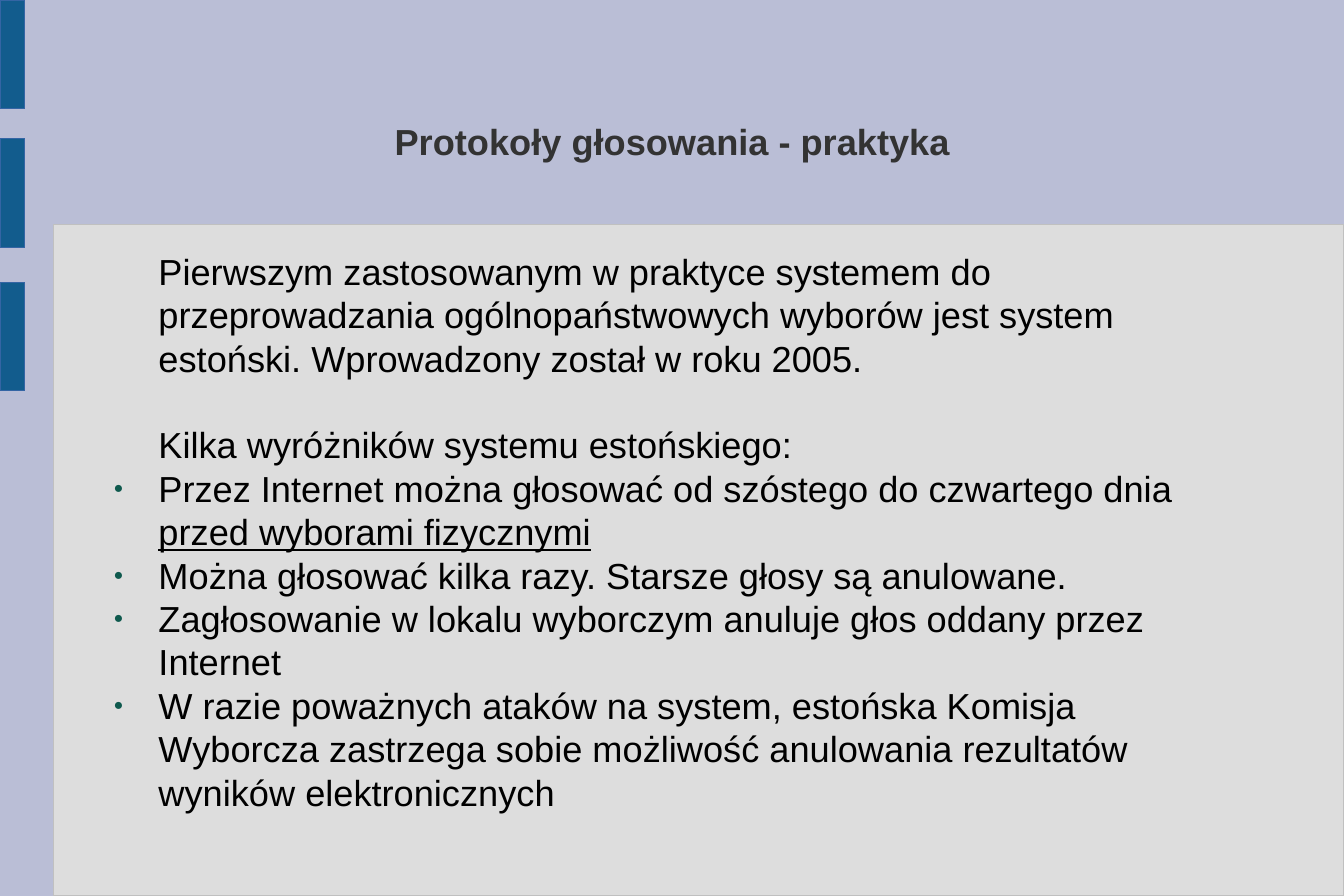
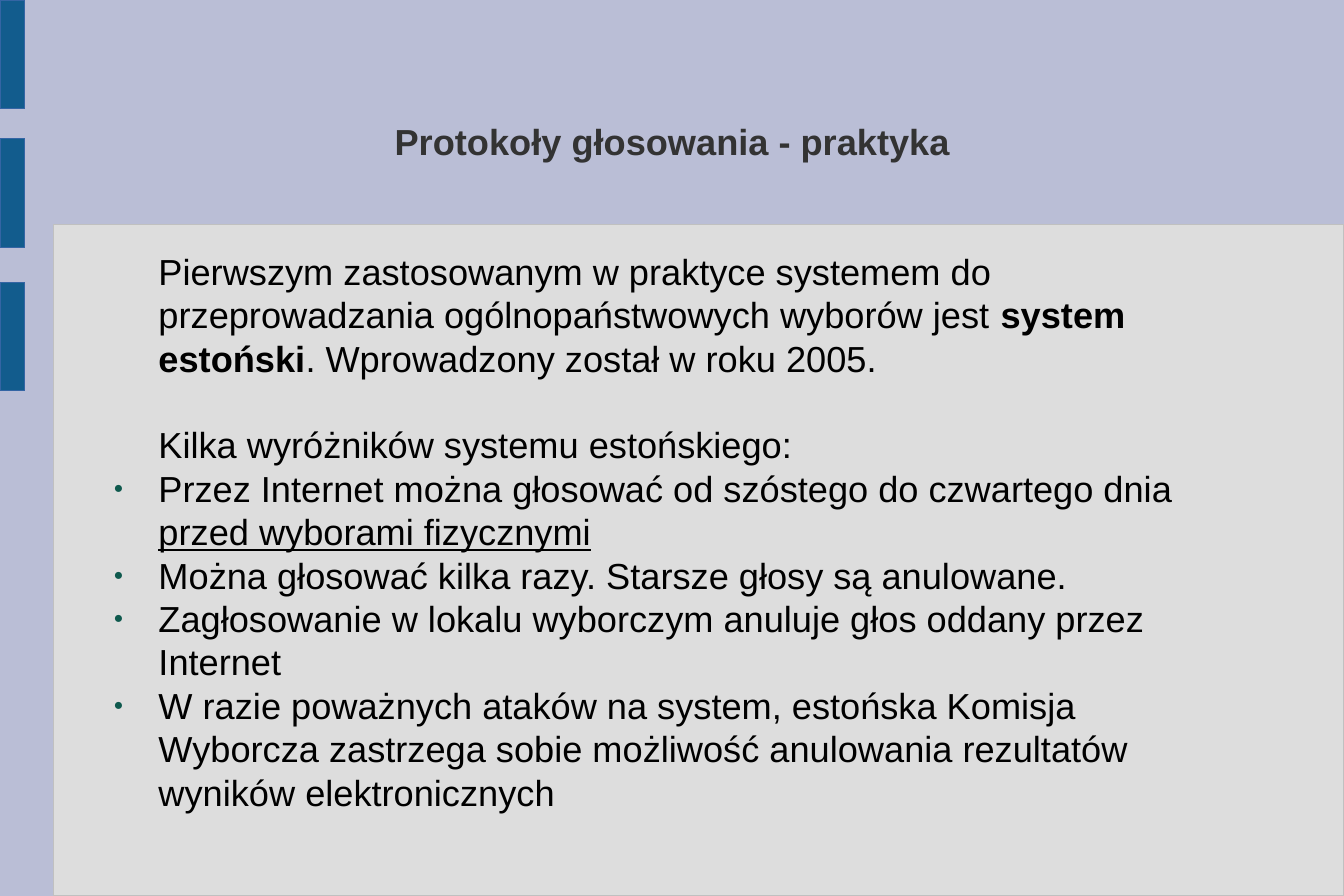
Before and after one commit to abhay123lp/internetvotingsystem, a slide deck: slide 23 of Tutorial/2. Protokoly (dla zainteresowanych).odp (slide 22 before the commit). Drawn at 1344x896 pixels with LibreOffice and Linux fonts; fonts in the diff are those of the drawing. Boxes give left, top, right and bottom in pixels: in the first picture for what was removed or moved away, otherwise in the second. Text is boxed around its words. In the diff, an @@ line names an element or a change of style, - is before the commit and + after.

```diff
--- a/Tutorial/2. Protokoly (dla zainteresowanych).odp
+++ b/Tutorial/2. Protokoly (dla zainteresowanych).odp
@@ text at [158,258,1126,378]: bold on in "system estoński." @@
```
Also in this commit, not shown: 6 other slides changed, 1 slide added, 2 other files.
